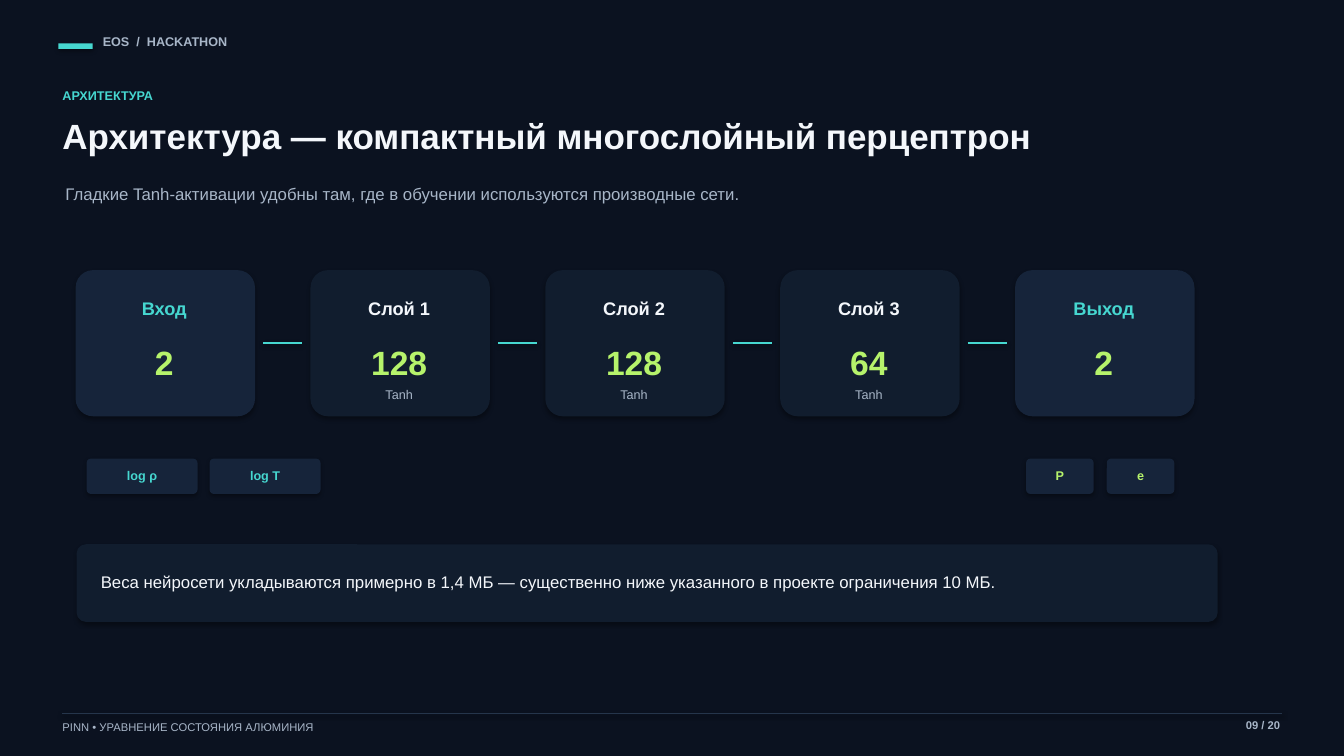
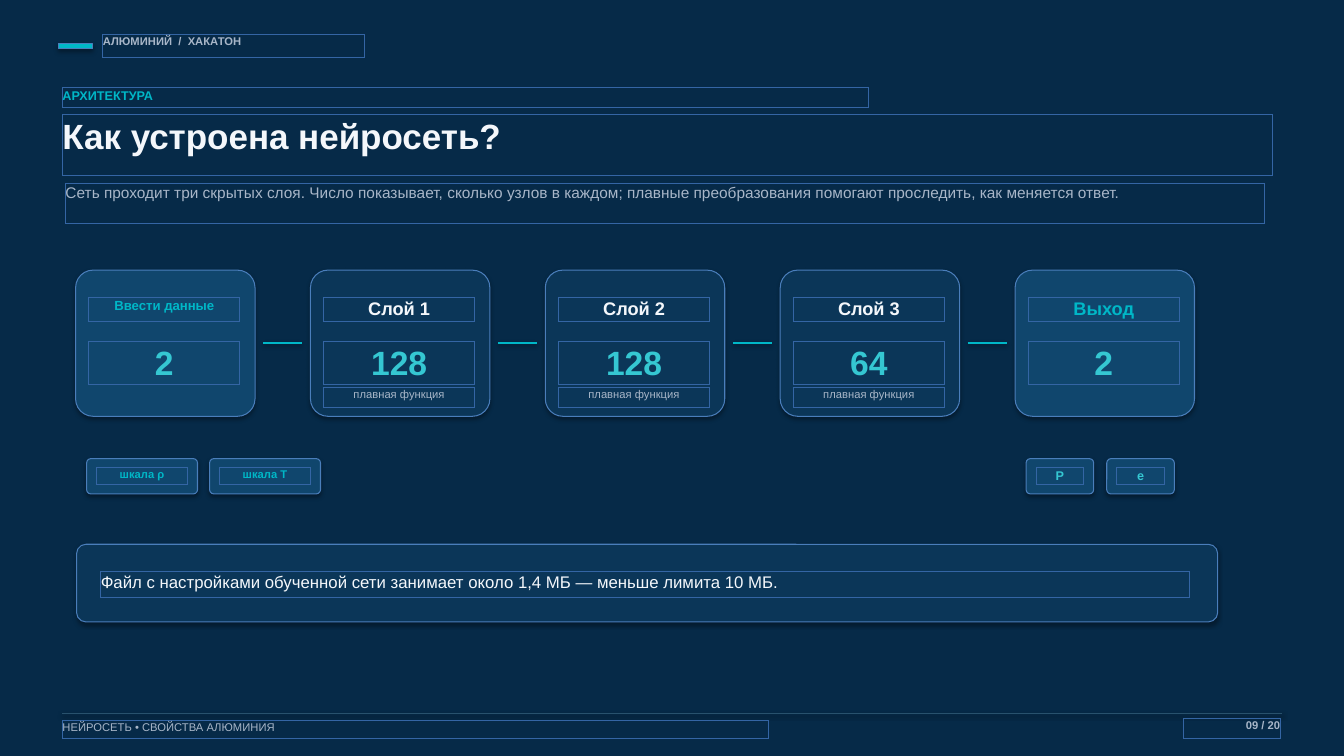
Before and after one commit to AtesiT/testPresentation, a slide deck: slide 9 of Презентация_хакатон_EOS_алюминия.pptx. Drawn at 1344x756 pixels with LibreOffice and Linux fonts; fonts in the diff are those of the drawing. Boxes give left, top, right and bottom in pixels: in the first picture for what was removed or moved away, otherwise in the second. Text is boxed around its words. In the diff, an @@ line names an element or a change of style, - is before the commit and + after.

```diff
--- a/Презентация_хакатон_EOS_алюминия.pptx
+++ b/Презентация_хакатон_EOS_алюминия.pptx
@@ background #0B1220 to #062A48 @@
@@ rectangle at (58, 43, 93, 49): fill #46D7D0 to #00B7C7 @@
@@ text at (103, 36, 241, 45): text changed; size 9 to 8 pt @@
-EOS / HACKATHON
+АЛЮМИНИЙ / ХАКАТОН
@@ text "АРХИТЕКТУРА" at (62, 90, 153, 103): text colour #46D7D0 to #00B7C7 @@
@@ text at (62, 121, 501, 156): text changed @@
-Архитектура — компактный многослойный перцептрон
+Как устроена нейросеть?
@@ text at (65, 186, 1119, 202): text changed; size 12 to 11 pt @@
-Гладкие Tanh-активации удобны там, где в обучении используются производные сети.
+Сеть проходит три скрытых слоя. Число показывает, сколько узлов в каждом; плавные преобразования помогают проследить, как меняется ответ.
@@ text "Выход" at (1073, 302, 1134, 319): text colour #46D7D0 to #00B7C7 @@
@@ text at (114, 301, 214, 313): text changed; size 13 to 9.4 pt; text colour #46D7D0 to #00B7C7 @@
-Вход
+Ввести данные
@@ line (263, 343) - (302, 343): stroke #46D7D0 1.5 pt to #00B7C7 1.5 pt @@
@@ line (498, 343) - (537, 343): stroke #46D7D0 1.5 pt to #00B7C7 1.5 pt @@
@@ line (733, 343) - (772, 343): stroke #46D7D0 1.5 pt to #00B7C7 1.5 pt @@
@@ line (968, 343) - (1007, 343): stroke #46D7D0 1.5 pt to #00B7C7 1.5 pt @@
@@ text at (353, 390, 445, 400): text changed; size 9 to 8 pt @@
-Tanh
+плавная функция
@@ text at (588, 390, 680, 400): text changed; size 9 to 8 pt @@
-Tanh
+плавная функция
@@ text at (823, 390, 915, 400): text changed; size 9 to 8 pt @@
-Tanh
+плавная функция
@@ fill #16243A to #10466D in 6 elements at (76, 270, 255, 416), (1015, 270, 1195, 416), (210, 459, 321, 494), (1026, 459, 1094, 494), (1107, 459, 1175, 494), (87, 459, 198, 494) @@
@@ text at (120, 472, 164, 480): text changed; size 9 to 8 pt; text colour #46D7D0 to #00B7C7 @@
-log ρ
+шкала ρ
@@ text at (243, 470, 287, 478): text changed; size 9 to 8 pt; text colour #46D7D0 to #00B7C7 @@
-log T
+шкала T
@@ text colour #B6F36B to #35C7D2 in 7 elements at (155, 351, 174, 375), (371, 351, 427, 376), (606, 351, 662, 376), (850, 351, 887, 376), (1094, 351, 1113, 375), (1056, 471, 1064, 480), (1137, 473, 1144, 480) @@
@@ fill #111D2E to #0B3658 in 4 elements at (311, 270, 490, 416), (545, 270, 725, 416), (780, 270, 960, 416), (77, 544, 1218, 622) @@
@@ text at (101, 575, 778, 592): text changed @@
-Веса нейросети укладываются примерно в 1,4 МБ — существенно ниже указанного в проекте ограничения 10 МБ.
+Файл с настройками обученной сети занимает около 1,4 МБ — меньше лимита 10 МБ.
@@ line (63, 714) - (1282, 714): stroke #25354B 0.8 pt to #28516D 0.8 pt @@
@@ text at (62, 723, 275, 734): text changed @@
-PINN • УРАВНЕНИЕ СОСТОЯНИЯ АЛЮМИНИЯ
+НЕЙРОСЕТЬ • СВОЙСТВА АЛЮМИНИЯ
```
Also in this commit, not shown: 19 other slides changed.
